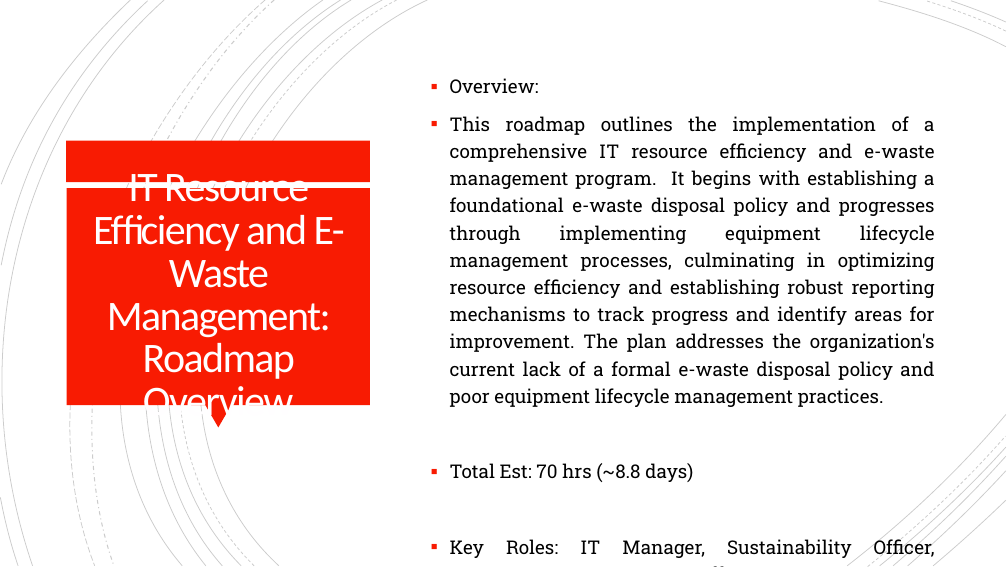
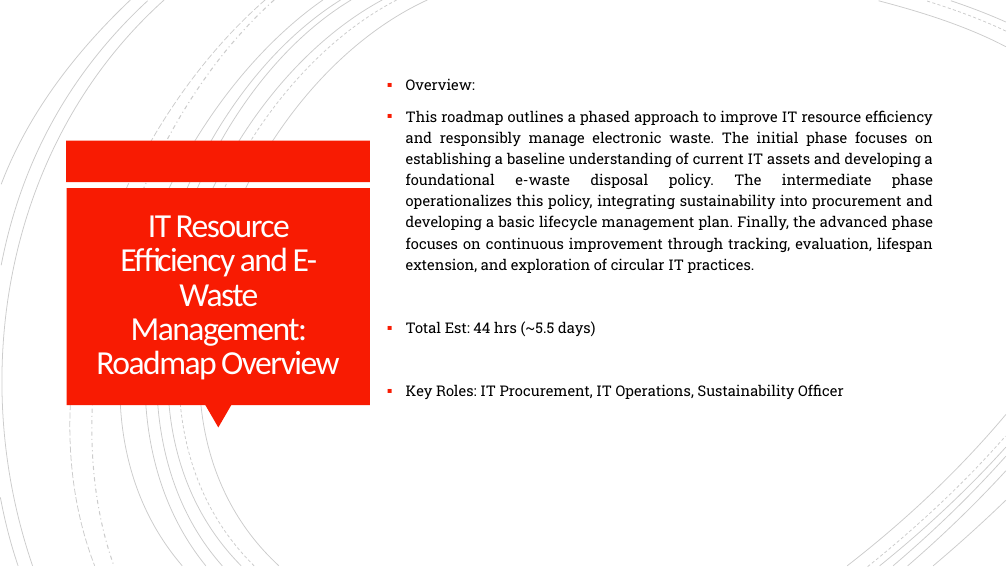
Before and after one commit to cyberox33/test_render_backend, a slide deck: slide 23 of Generated_Recommendation_Report_Streamlined.pptx. Drawn at 1008x567 pixels with LibreOffice and Linux fonts; fonts in the diff are those of the drawing. Boxes give left, top, right and bottom in pixels: in the first picture for what was removed or moved away, otherwise in the second. Text is boxed around its words. In the diff, an @@ line names an element or a change of style, - is before the commit and + after.

```diff
--- a/Generated_Recommendation_Report_Streamlined.pptx
+++ b/Generated_Recommendation_Report_Streamlined.pptx
@@ text "Overview:" moved from (x1=450, y1=78, x2=935, y2=559) to (x1=406, y1=78, x2=933, y2=399) @@
@@ text at (x1=406, y1=78, x2=475, y2=90): size 18 to 14 pt in "Overview:" @@
@@ text at (x1=406, y1=110, x2=933, y2=399): text changed; size 18 to 14 pt @@
-▪ This roadmap outlines the implementation of a comprehensive IT resource efficiency and e-waste management program. It begins with establishing a foundational e-waste disposal policy and progresses through implementing equipment lifecycle management processes, culminating in optimizing resource efficiency and establishing robust reporting mechanisms to track progress and identify areas for improvement. The plan addresses the organization's current lack of a formal e-waste disposal policy and poor equipment lifecycle management practices.
-▪ Total Est: 70 hrs (~8.8 days)
-▪ Key Roles: IT Manager, Sustainability Officer, Procurement Manager, IT Staff
+▪ This roadmap outlines a phased approach to improve IT resource efficiency and responsibly manage electronic waste. The initial phase focuses on establishing a baseline understanding of current IT assets and developing a foundational e-waste disposal policy. The intermediate phase operationalizes this policy, integrating sustainability into procurement and developing a basic lifecycle management plan. Finally, the advanced phase focuses on continuous improvement through tracking, evaluation, lifespan extension, and exploration of circular IT practices.
+▪ Total Est: 44 hrs (~5.5 days)
+▪ Key Roles: IT Procurement, IT Operations, Sustainability Officer
@@ title "IT Resource Efficiency and E-Waste ..." at (x1=96, y1=215, x2=339, y2=380): size 40 to 32 pt @@
```
Also in this commit, not shown: 18 other slides changed, 13 other files.
